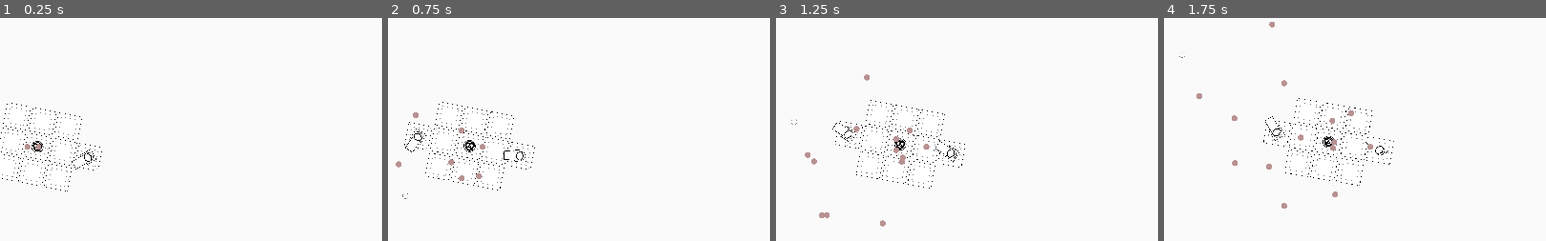
Above: before the commit, frames 1-4 (left to right).
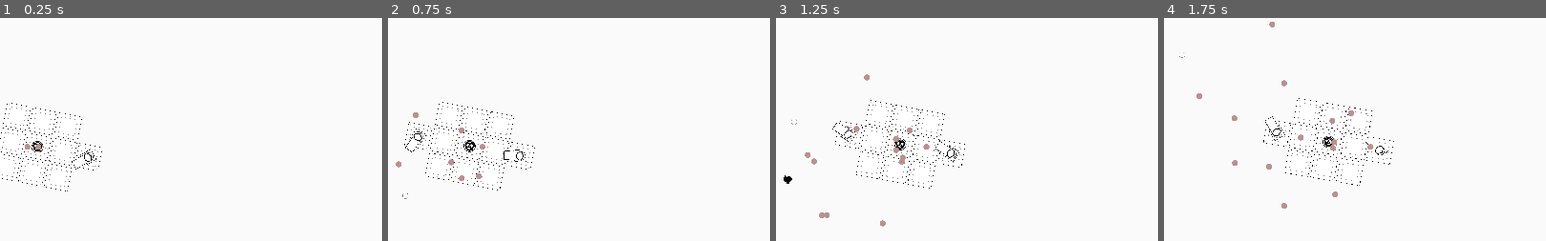
Above: after the commit, the same moments.

Repository: rrebane/ggj-2021-bullet-hell
Game: Godot game, scene res://levels/Level1.tscn
The game is run twice, just before and just after one commit, with the same random seed, the same clock (stepped at 60 frames per second) and the same inputs.
Inputs:
- Up to frame 1 (0.25 s): no input
- Up to frame 2 (0.75 s): hold Up (up) from 0.53 s (still down); hold Shift (dash) from 0.53 s (still down)
- Up to frame 3 (1.25 s): keep holding Up (up); keep holding Shift (dash)
- Up to frame 4 (1.75 s): keep holding Up (up); release Shift (dash) at 1.28 s; tap Shift (dash) at 1.35 s
The pictures show only the part of the screen within x 46-96%, y 39-89%; the shares and areas given below are measured in that part.

Frames 1-2 are identical in both runs. In frame 3, less than 0.1% of the frame differs, in the area x 2-5%, y 70-75%; in frame 4, nothing differs.

Commit message:
Add dashing damage.
Also experimented with some particle effects. Could still use some work.

Diff:
--- /dev/null
+++ b/effects/ModuleDestroyedParticles.gd
@@ -0,0 +1,8 @@
+extends CPUParticles2D
+
+func _ready():
+	emitting = true
+
+func _process(delta):
+	if !emitting:
+		queue_free()
--- /dev/null
+++ b/effects/ModuleDestroyedParticles.tscn
@@ -0,0 +1,21 @@
+[gd_scene load_steps=2 format=2]
+
+[ext_resource path="res://effects/ModuleDestroyedParticles.gd" type="Script" id=1]
+
+[node name="ModuleDestroyedParticles" type="CPUParticles2D"]
+position = Vector2( 0, 0.12989 )
+amount = 50
+lifetime = 0.5
+explosiveness = 0.5
+emission_shape = 1
+emission_sphere_radius = 3.0
+direction = Vector2( 0, 0 )
+spread = 180.0
+gravity = Vector2( 0, 0 )
+initial_velocity = 100.0
+scale_amount = 8.0
+scale_amount_random = 0.5
+color = Color( 0.27451, 0.0235294, 0.0235294, 1 )
+hue_variation = 0.1
+hue_variation_random = 0.27
+script = ExtResource( 1 )
--- a/enemy_modules/BlankModule.tscn
+++ b/enemy_modules/BlankModule.tscn
@@ -12,7 +12,6 @@
 [node name="BlankModule" type="KinematicBody2D"]
 scale = Vector2( 0.25, 0.25 )
 collision_layer = 2
-collision_mask = 0
 script = ExtResource( 2 )
 
 [node name="CollisionShape2D" type="CollisionShape2D" parent="."]
--- a/enemy_modules/CoreModule.gd
+++ b/enemy_modules/CoreModule.gd
@@ -27,3 +27,6 @@
 	fire_rotation_offset += fire_rotation_step
 	while fire_rotation_offset > 1.0:
 		fire_rotation_offset -= 1.0
+
+func dash_kill():
+	pass
--- a/enemy_modules/CoreModule.tscn
+++ b/enemy_modules/CoreModule.tscn
@@ -13,7 +13,6 @@
 [node name="CoreModule" type="KinematicBody2D"]
 scale = Vector2( 0.25, 0.25 )
 collision_layer = 2
-collision_mask = 0
 script = ExtResource( 2 )
 
 [node name="CollisionShape2D" type="CollisionShape2D" parent="."]
--- a/enemy_modules/EnemyModule.gd
+++ b/enemy_modules/EnemyModule.gd
@@ -5,6 +5,7 @@
 onready var player_detector : Area2D
 
 var dead = false
+var particles_obj = preload("res://effects/ModuleDestroyedParticles.tscn")
 
 signal died
 
@@ -20,9 +21,15 @@
 func _process(delta):
 	pass
 
+func dash_kill():
+	kill()
+
 func kill():
 	if dead:
 		return
 	dead = true
+	var particles_inst = particles_obj.instance()
+	get_tree().get_root().add_child(particles_inst)
+	particles_inst.global_position = global_position
 	emit_signal("died")
 	queue_free()
--- a/enemy_modules/SingleGunModule.tscn
+++ b/enemy_modules/SingleGunModule.tscn
@@ -4,8 +4,8 @@
 [ext_resource path="res://sprites/base_module.png" type="Texture" id=2]
 [ext_resource path="res://enemy_modules/SingleGunModule.gd" type="Script" id=3]
 
-[sub_resource type="RectangleShape2D" id=1]
-extents = Vector2( 63.8147, 63.3195 )
+[sub_resource type="RectangleShape2D" id=3]
+extents = Vector2( 64.4389, 64.5018 )
 
 [sub_resource type="RectangleShape2D" id=2]
 extents = Vector2( 63.0595, 62.9419 )
@@ -13,11 +13,10 @@
 [node name="SingleGunModule" type="KinematicBody2D"]
 scale = Vector2( 0.25, 0.25 )
 collision_layer = 2
-collision_mask = 0
 script = ExtResource( 3 )
 
 [node name="CollisionShape2D" type="CollisionShape2D" parent="."]
-shape = SubResource( 1 )
+shape = SubResource( 3 )
 
 [node name="Graphics" type="Node2D" parent="."]
 
--- a/player/player.gd
+++ b/player/player.gd
@@ -11,15 +11,24 @@
 onready var X_DIR = 0;
 onready var Y_DIR = 0;
 
-# Called when the node enters the scene tree for the first time.
+var destroyed = false
+
 func _ready():
-	pass
+	$EnemyDetector.connect("body_entered", self, "hurt_enemy")
 
-# Called every frame. 'delta' is the elapsed time since the previous frame.
 func _physics_process(delta):
 	handle_movement(delta);
-	pass
 
+	if DASHING:
+		modulate = Color(255, 255, 255)
+	else:
+		modulate = Color(0, 0, 0)
+
+func hurt_enemy(coll):
+	if destroyed:
+		return
+	if DASHING and coll.has_method("dash_kill"):
+		coll.dash_kill()
 
 func handle_movement(_delta):
 	VELOCITY = Vector2.ZERO
@@ -57,8 +66,8 @@
 	if DASH_FRAMES == 0:
 		DASHING = false;
 		yield(get_tree().create_timer(DASH_COOLDOWN_DURATION), "timeout")
-		print("end")
 		DASH_ON_COOLDOWN = false;
 
 func hurt():
-	print("I got hurt")
+	if DASHING:
+		pass
--- a/player/player.tscn
+++ b/player/player.tscn
@@ -1,10 +1,12 @@
-[gd_scene load_steps=4 format=2]
+[gd_scene load_steps=5 format=2]
 
 [ext_resource path="res://sprites/player.png" type="Texture" id=1]
 [ext_resource path="res://player/player.gd" type="Script" id=2]
 
 [sub_resource type="CircleShape2D" id=1]
 radius = 8.17662
+
+[sub_resource type="CircleShape2D" id=2]
 
 [node name="player" type="KinematicBody2D" groups=[
 "player",
@@ -19,3 +21,8 @@
 
 [node name="Sprite" type="Sprite" parent="Graphics"]
 texture = ExtResource( 1 )
+
+[node name="EnemyDetector" type="Area2D" parent="."]
+
+[node name="CollisionShape2D" type="CollisionShape2D" parent="EnemyDetector"]
+shape = SubResource( 2 )
--- a/projectiles/EnemyEnergyBullet.gd
+++ b/projectiles/EnemyEnergyBullet.gd
@@ -23,12 +23,17 @@
 		if coll.collider.has_method("hurt"):
 			coll.collider.hurt()
 		destroy()
+	if destroyed:
+		if !$DestroyedParticles.emitting:
+			queue_free()
 
 func destroy():
 	destroyed = true
 	#$QueueFreeTimer.start()
+	$DestroyedParticles.restart()
+	$DestroyedParticles.emitting = true
 	$CollisionShape2D.set_deferred("disabled", true)
+	$Graphics/Sprite.hide()
 	#$HitSound.play()
 	#$Graphics/AnimationPlayer.play("die")
 	move_vec = Vector2.ZERO
-	queue_free()
--- a/projectiles/EnemyEnergyBullet.tscn
+++ b/projectiles/EnemyEnergyBullet.tscn
@@ -28,11 +28,21 @@
 [node name="CollisionShape2D" type="CollisionShape2D" parent="PlayerDetector"]
 shape = SubResource( 2 )
 
-[node name="QueueFreeTimer" type="Timer" parent="."]
-one_shot = true
-
 [node name="DeleteTimer" type="Timer" parent="."]
 wait_time = 10.0
 one_shot = true
-[connection signal="timeout" from="QueueFreeTimer" to="." method="queue_free"]
+
+[node name="DestroyedParticles" type="CPUParticles2D" parent="."]
+emitting = false
+amount = 50
+lifetime = 0.5
+one_shot = true
+explosiveness = 0.5
+emission_shape = 1
+emission_sphere_radius = 3.0
+spread = 180.0
+gravity = Vector2( 0, 0 )
+initial_velocity = 50.0
+scale_amount = 10.0
+color = Color( 0, 0, 0, 1 )
 [connection signal="timeout" from="DeleteTimer" to="." method="destroy"]
